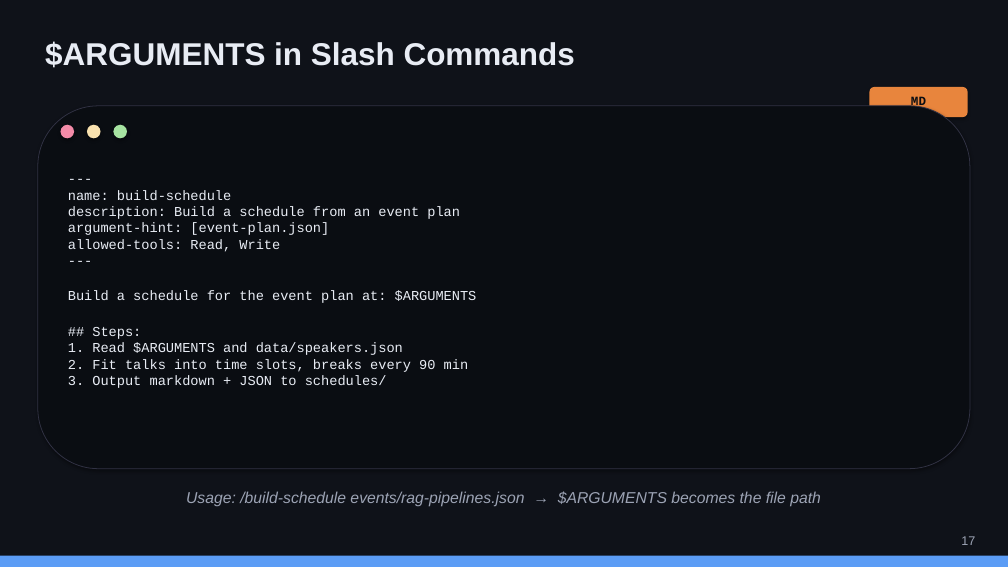
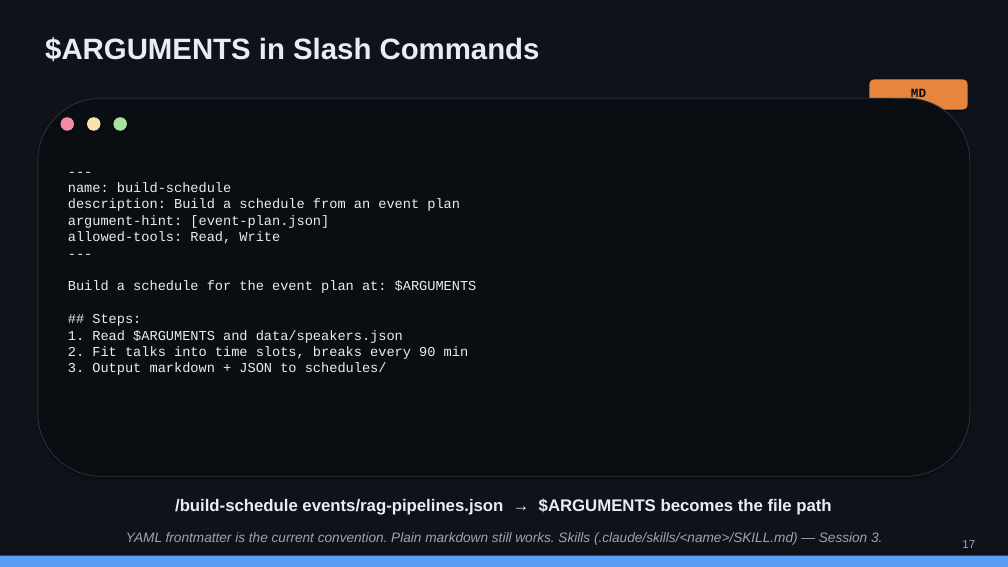
Before and after one commit to nickyeager/tucson-claude-code-meetup, a slide deck: slide 17 of slides/session-2-context-engineering.pptx. Drawn at 1008x567 pixels with LibreOffice and Linux fonts; fonts in the diff are those of the drawing. Boxes give left, top, right and bottom in pixels: in the first picture for what was removed or moved away, otherwise in the second. Text is boxed around its words. In the diff, an @@ line names an element or a change of style, - is before the commit and + after.

```diff
--- a/slides/session-2-context-engineering.pptx
+++ b/slides/session-2-context-engineering.pptx
@@ text "$ARGUMENTS in Slash Commands" at [45,37,540,62]: size 30 to 28 pt @@
@@ text "MD": place and size @@
-text "MD" at [911,96,926,109]
+text "MD" at [911,88,926,101]
@@ rounded rectangle: place and size @@
-rounded rectangle at [38,106,970,469]
+rounded rectangle at [38,98,970,476]
@@ 3 ellipses, 1 rounded rectangle: place and size @@
-3 ellipses, 1 rounded rectangle at [60,87,968,138]
+3 ellipses, 1 rounded rectangle at [60,79,968,131]
@@ text "--- name: build-schedule description: Build ..." rewrapped from [68,190,477,388] to [68,182,477,375] @@
@@ text at [175,498,831,515]: text changed; size 15 to 16 pt; text colour #9CA3B4 to #E8ECF4; bold on; italic off @@
-Usage: /build-schedule events/rag-pipelines.json → $ARGUMENTS becomes the file path
+/build-schedule events/rag-pipelines.json → $ARGUMENTS becomes the file path
@@ text added at [126,532,882,545], 13 pt, text #9CA3B4, italic @@
+YAML frontmatter is the current convention. Plain markdown still works. Skills (.claude/skills/<name>/SKILL.md) — Session 3.
@@ text "17" at [962,540,975,548]: size 12 to 11 pt @@
```
Also in this commit, not shown: 17 other slides changed, 4 slides added, 4 slides removed, 2 other files.
